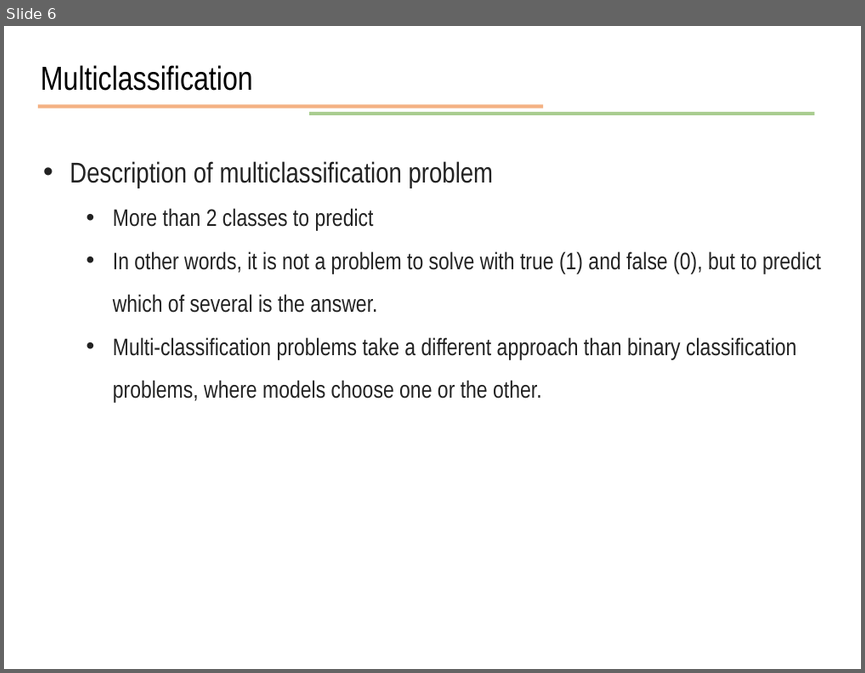
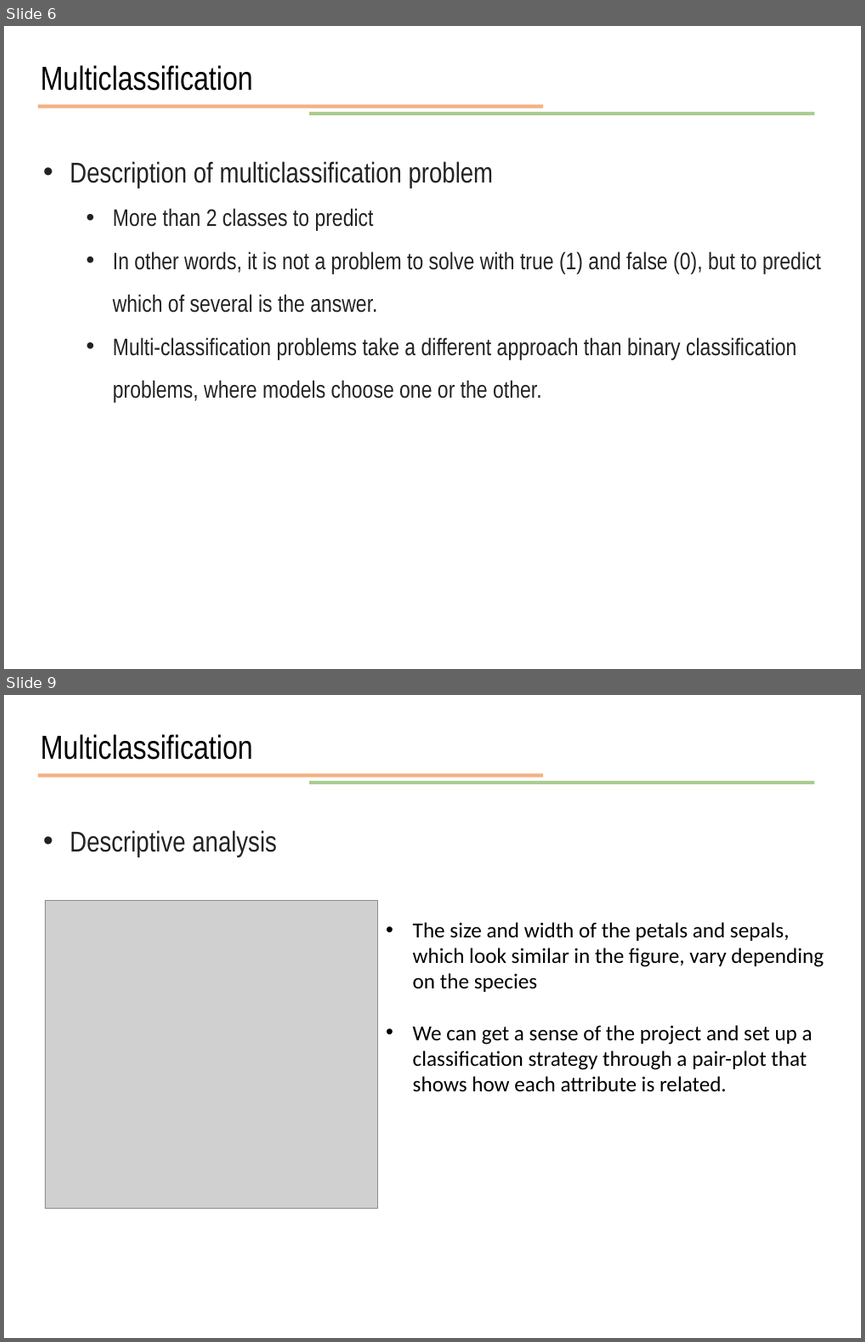
Before and after one commit to JunetaeKim/DeepLearningClass, a slide deck: Week10/week10 Introduction to tensorflow.pptx. Shown one above the other, each under a label of ours: slide 6 before the commit, slides 6 and 9 after it; the slides between them are not shown. The pictures are 865x673 and 865x1342 pixels, drawn with LibreOffice and Linux fonts; fonts in the diff are those of the drawing; grey boxes stand for pictures. Boxes give left, top, right and bottom in pixels: in the first picture for what was removed or moved away, otherwise in the second. Text is boxed around its words. In the diff, an @@ line names an element or a change of style, - is before the commit and + after.

```diff
--- a/Week10/week10 Introduction to tensorflow.pptx
+++ b/Week10/week10 Introduction to tensorflow.pptx
@@ slide 9 added at (4,695,861,1338), background #FFFFFF @@
@@ text added at (41,734,253,760), 28 pt, text #000000 @@
+Multiclassification
@@ line added from (38, 776) to (543, 776), #ED7D31 3 pt @@
@@ line added from (309, 783) to (815, 783), #70AD47 3 pt @@
@@ text added at (69,830,277,857), 24 pt, text #222222 @@
+• Descriptive analysis
@@ picture added at (45,900,377,1208) @@
@@ text added at (413,922,823,1092), 18 pt, text #000000 @@
+• The size and width of the petals and sepals, which look similar in the figure, vary depending on the species
+• We can get a sense of the project and set up a classification strategy through a pair-plot that shows how each attribute is related.
```
Also in this commit, not shown: 1 slide changed, 16 other slides added, 3 other files.
